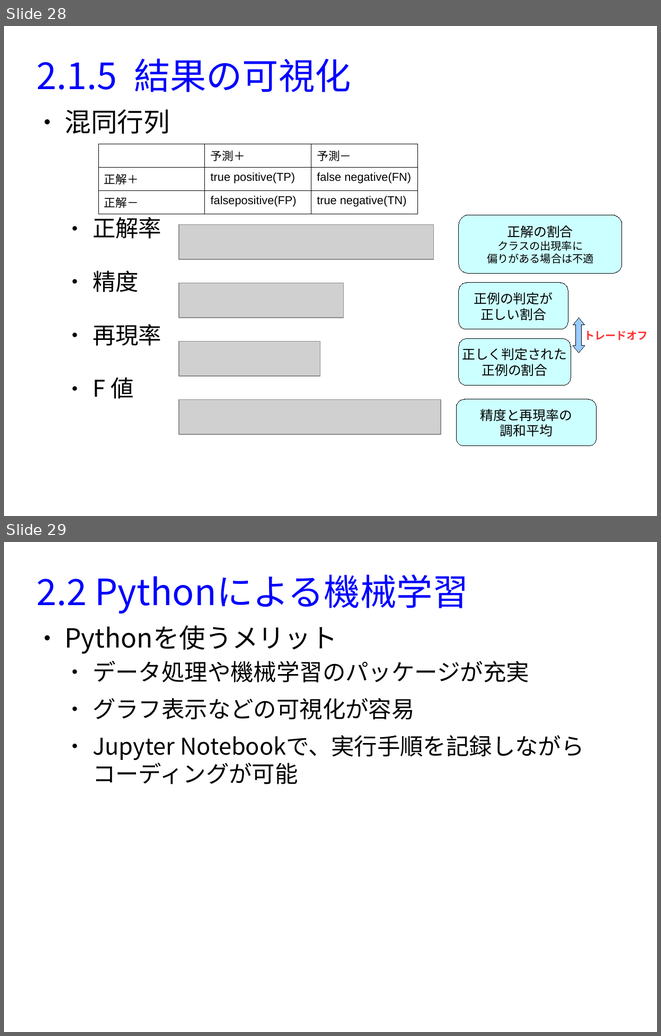
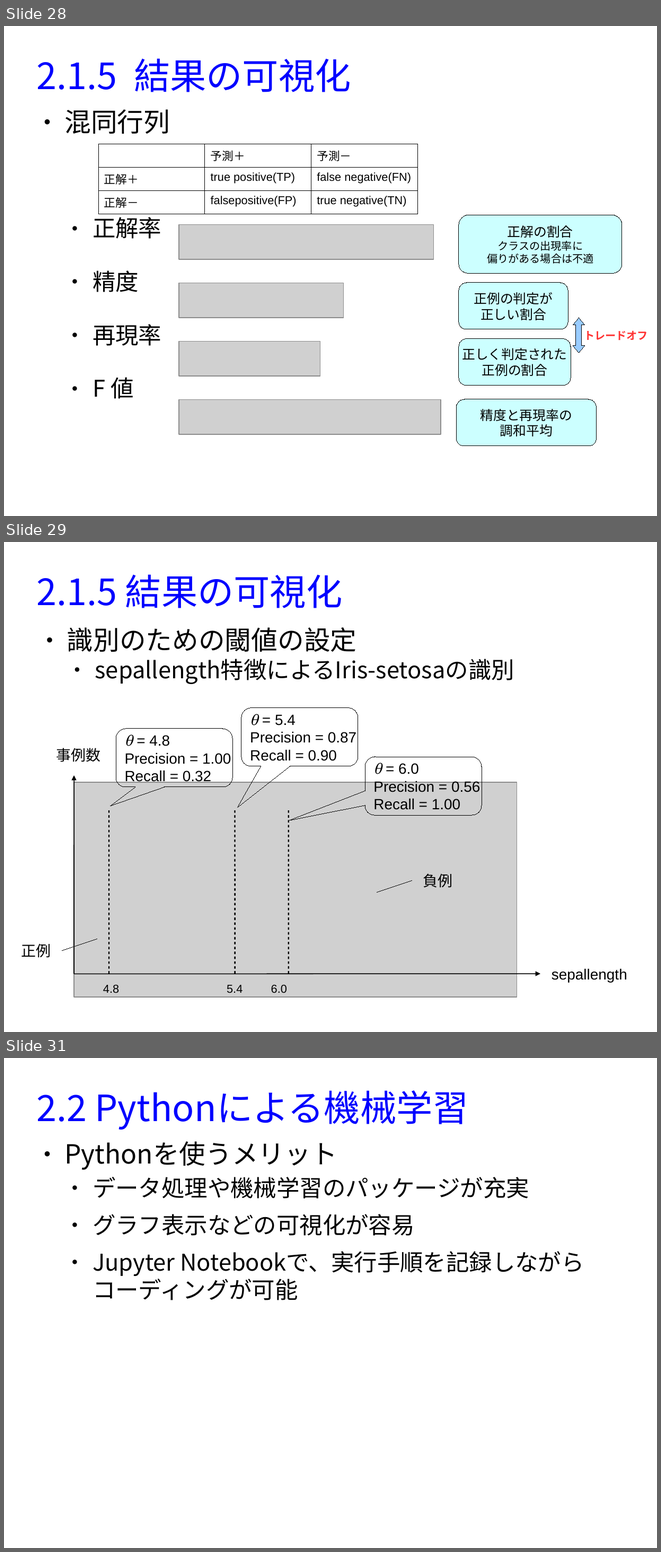
Before and after one commit to MasahiroAraki/MachineLearning, a slide deck: slides/chap02.odp. Shown one above the other, each under a label of ours: slides 28 and 29 before the commit, slides 28, 29 and 31 after it; the slides between them are not shown. The pictures are 661x1036 and 661x1552 pixels, drawn with LibreOffice and Linux fonts; fonts in the diff are those of the drawing; grey boxes stand for pictures. Boxes give left, top, right and bottom in pixels: in the first picture for what was removed or moved away, otherwise in the second. Text is boxed around its words. In the diff, an @@ line names an element or a change of style, - is before the commit and + after.

```diff
--- a/slides/chap02.odp
+++ b/slides/chap02.odp
@@ slide 29 added at (4,542,657,1032), background #FFFFFF @@
@@ title added at (37,574,343,608), 44 pt, text #0000FF @@
+2.1.5 結果の可視化
@@ text added at (67,627,514,684), 28 pt, text #000000 @@
+● 識別のための閾値の設定
+  ● sepallength特徴によるIris-setosaの識別
@@ rounded speech box added at (241,708,359,766), outline #000000 0 pt, 18 pt, text #000000 @@
+θ = 5.4
+Precision = 0.87
+Recall = 0.90
@@ rounded speech box added at (116,729,233,787), outline #000000 0 pt, 18 pt, text #000000 @@
+θ = 4.8
+Precision = 1.00
+Recall = 0.32
@@ text added at (56,748,101,762), 18 pt, text #000000 @@
+事例数
@@ rounded speech box added at (365,757,482,814), outline #000000 0 pt, 18 pt, text #000000 @@
+θ = 6.0
+Precision = 0.56
+Recall = 1.00
@@ arrow added from (74, 973) to (74, 775), #000000 0.99 pt @@
@@ picture added at (74,782,517,996) @@
@@ line added from (109, 810) to (109, 973), #000000 1.5 pt @@
@@ line added from (235, 810) to (235, 973), #000000 1.5 pt @@
@@ line added from (289, 810) to (289, 973), #000000 1.5 pt @@
@@ text added at (423,873,453,888), 18 pt, text #000000 @@
+負例
@@ line added from (377, 892) to (412, 880), #000000 0 pt @@
@@ line added from (62, 950) to (97, 938), #000000 0 pt @@
@@ text added at (21,943,51,958), 18 pt, text #000000 @@
+正例
@@ text added at (551,968,627,982), 18 pt, text #000000 @@
+sepallength
@@ arrow added from (74, 974) to (541, 973), #000000 0.99 pt @@
@@ text added at (103,985,119,992), 14 pt, text #000000 @@
+4.8
@@ text added at (227,985,242,992), 14 pt, text #000000 @@
+5.4
@@ text added at (271,985,287,992), 14 pt, text #000000 @@
+6.0
@@ what was slide 29 is now slide 31 @@
```
Also in this commit, not shown: 1 other slide added, 6 other files.
